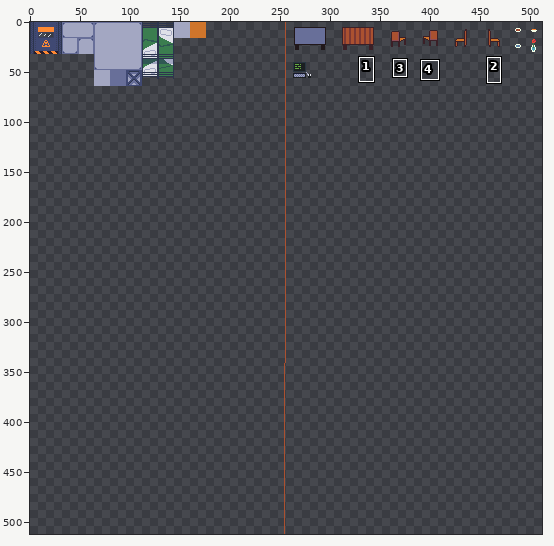
Two states of a sprite sheet, src/tileset.png. The picture above shows the old version from afar; the outline marks the close-up.
Close-up. Old version:
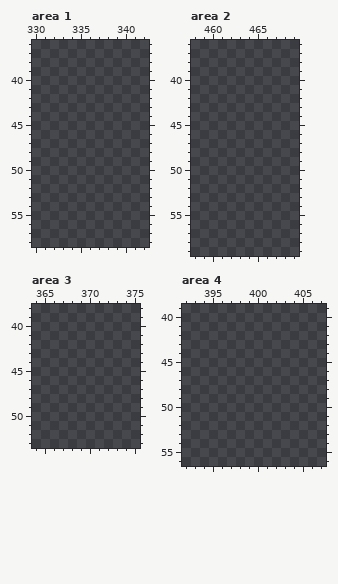
The file is 512x512 pixels. Shown: area 1: x 330..342, y 36..58; area 2: x 458..469, y 36..59; area 3: x 364..375, y 38..53; area 4: x 392..407, y 39..56. The commit also changed other parts of the picture, which this record leaves out.
And afterwards:
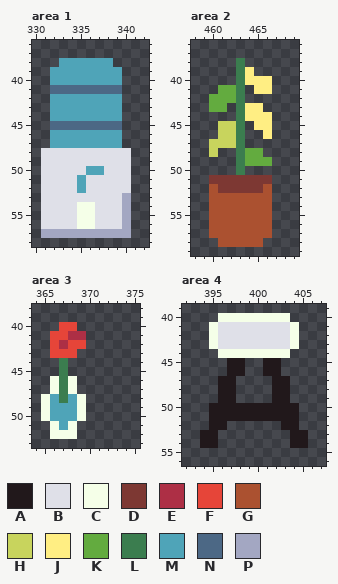
Palette (. is transparent): A #21181b  B #dfe0e8  C #f5ffe8  D #7d3833  E #ad2f45  F #e64539  G #ab5130  H #c8d45d  J #ffee83  K #63ab3f  L #3b7d4f  M #4fa4b8  N #4c6885  P #a3a7c2
Change:
Area 1:
y 38: x 333..338 ...... -> MMMMMM
y 39..40: x 332..339 ........ -> MMMMMMMM
y 41: x 332..339 ........ -> NNNNNNNN
y 42..44: x 332..339 ........ -> MMMMMMMM
y 45: x 332..339 ........ -> NNNNNNNN
y 46..47: x 332..339 ........ -> MMMMMMMM
y 48..49: x 331..340 .......... -> BBBBBBBBBB
y 50: x 331..340 .......... -> BBBBBMMBBB
y 51..52: x 331..340 .......... -> BBBBMBBBBB
y 53: x 331..340 .......... -> BBBBBBBBBP
y 54..56: x 331..340 .......... -> BBBBCCBBBP
y 57: x 331..340 .......... -> PPPPPPPPPP
Area 2:
y 38: x 463 . -> L
y 39: x 463..464 .. -> LJ
y 40: x 463..466 .... -> LJJJ
y 41: x 461..463 ... -> KKL; x 465..466 .. -> JJ
y 42: x 460..463 .... -> KKKL
y 43: x 460..461 .. -> KK; x 463..465 ... -> LJJ
y 44: x 463..466 .... -> LJJJ
y 45: x 461..463 ... -> HHL; x 465..466 .. -> JJ
y 46: x 461..463 ... -> HHL; x 466 . -> J
y 47: x 460..463 .... -> HHHL
y 48: x 460 . -> H; x 463..465 ... -> LKK
y 49: x 463..466 .... -> LKKK
y 50: x 463 . -> L
y 51: x 460..466 ....... -> DDDDDDD
y 52: x 460..466 ....... -> GDDDDDG
y 53..57: x 460..466 ....... -> GGGGGGG
y 58: x 461..465 ..... -> GGGGG
Area 3:
y 40: x 367..368 .. -> FF
y 41: x 366..369 .... -> FFEE
y 42: x 366..369 .... -> FEFF
y 43: x 366..368 ... -> FFF
y 44..45: x 367 . -> L
y 46..47: x 366..368 ... -> CLC
y 48: x 365..369 ..... -> CMLMC
y 49..50: x 365..369 ..... -> CMMMC
y 51: x 366..368 ... -> CMC
y 52: x 366..368 ... -> CCC
Area 4:
y 40: x 396..403 ........ -> CCCCCCCC
y 41..43: x 395..404 .......... -> CBBBBBBBBC
y 44: x 396..403 ........ -> CCCCCCCC
y 45..46: x 397..398 .. -> AA; x 401..402 .. -> AA
y 47..49: x 396..397 .. -> AA; x 402..403 .. -> AA
y 50..51: x 395..404 .......... -> AAAAAAAAAA
y 52: x 395..396 .. -> AA; x 403..404 .. -> AA
y 53..54: x 394..395 .. -> AA; x 404..405 .. -> AA
Boxes around the changes in both close-ups, in picture pixels (x1, y1, x2, y2):
added: (41, 58, 131, 238)
added: (209, 58, 272, 247)
added: (41, 322, 86, 439)
added: (200, 313, 308, 448)
